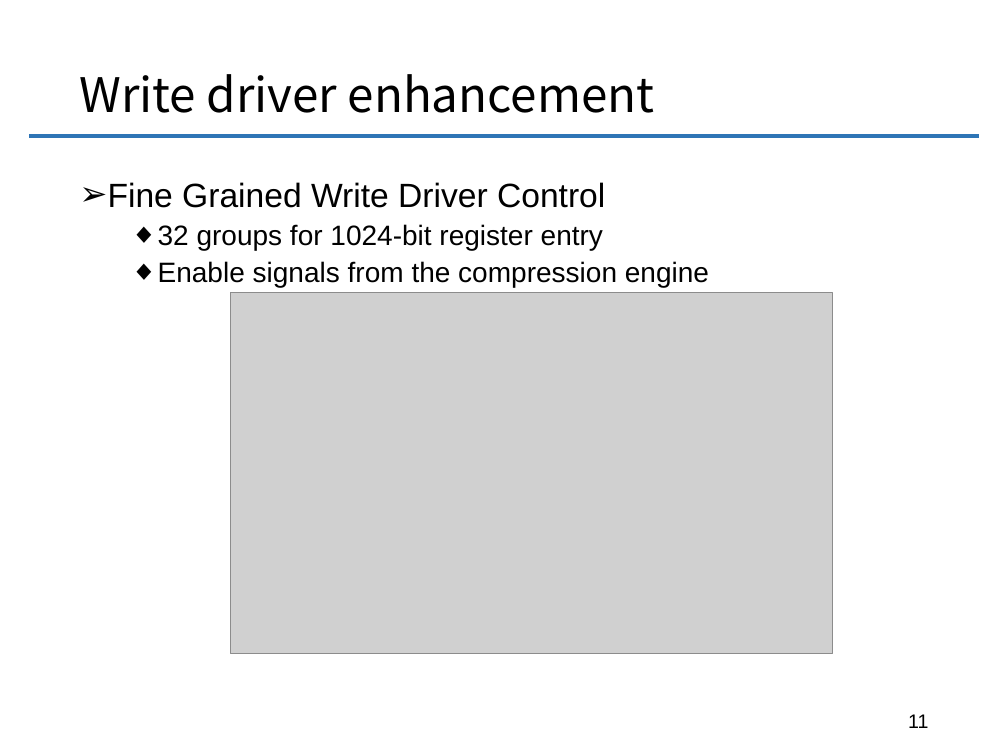
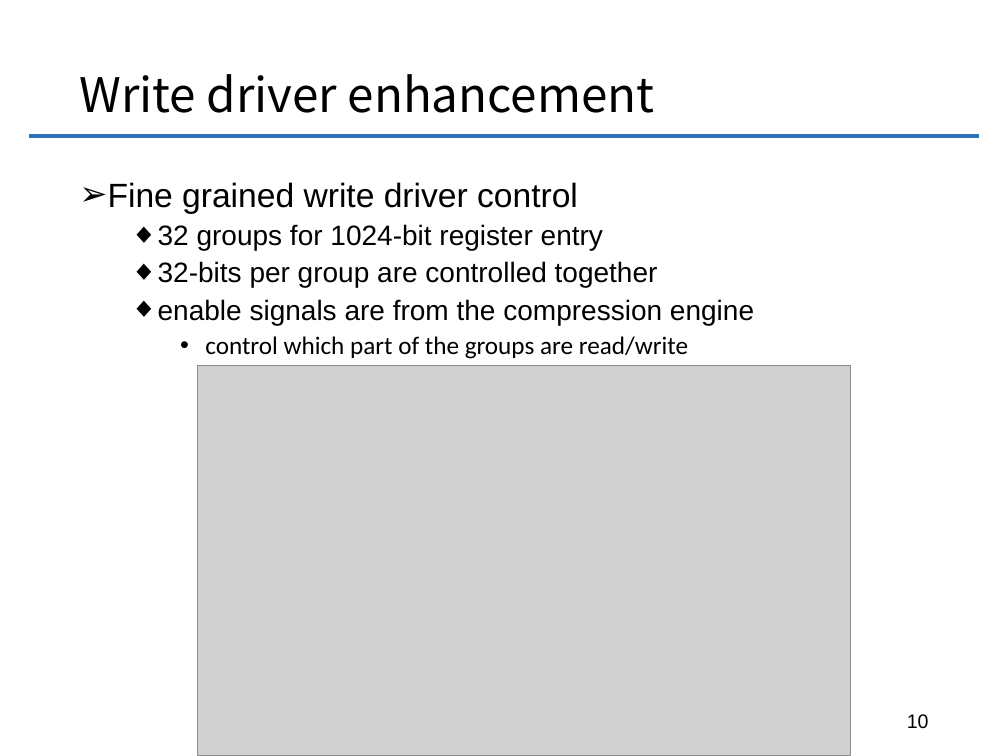
Before and after one commit to chenxuhao/chenxuhao.github.io, a slide deck: slide 10 of docs/dac-2016.pptx (slide 11 before the commit). Drawn at 1008x756 pixels with LibreOffice and Linux fonts; fonts in the diff are those of the drawing; grey boxes stand for pictures. Boxes give left, top, right and bottom in pixels: in the first picture for what was removed or moved away, otherwise in the second. Text is boxed around its words. In the diff, an @@ line names an element or a change of style, - is before the commit and + after.

```diff
--- a/docs/dac-2016.pptx
+++ b/docs/dac-2016.pptx
@@ text at (108, 182, 578, 214): text changed @@
-➢ Fine Grained Write Driver Control
+➢ Fine grained write driver control
@@ text at (158, 261, 754, 359): text changed @@
-  ◆ Enable signals from the compression engine
+  ◆ 32-bits per group are controlled together
+  ◆ enable signals are from the compression engine
+    • control which part of the groups are read/write
@@ picture: place and size @@
-picture at (230, 292, 833, 653)
+picture at (198, 365, 851, 756)
@@ page number at (907, 714, 929, 729): text changed @@
-11
+10
```
Also in this commit, not shown: 19 other slides changed, 12 other files.
